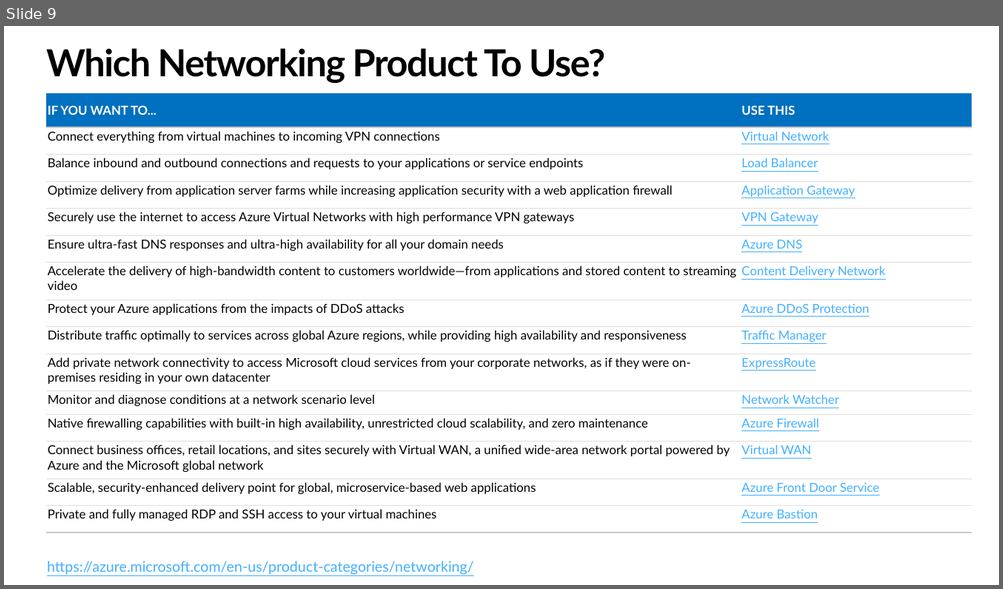
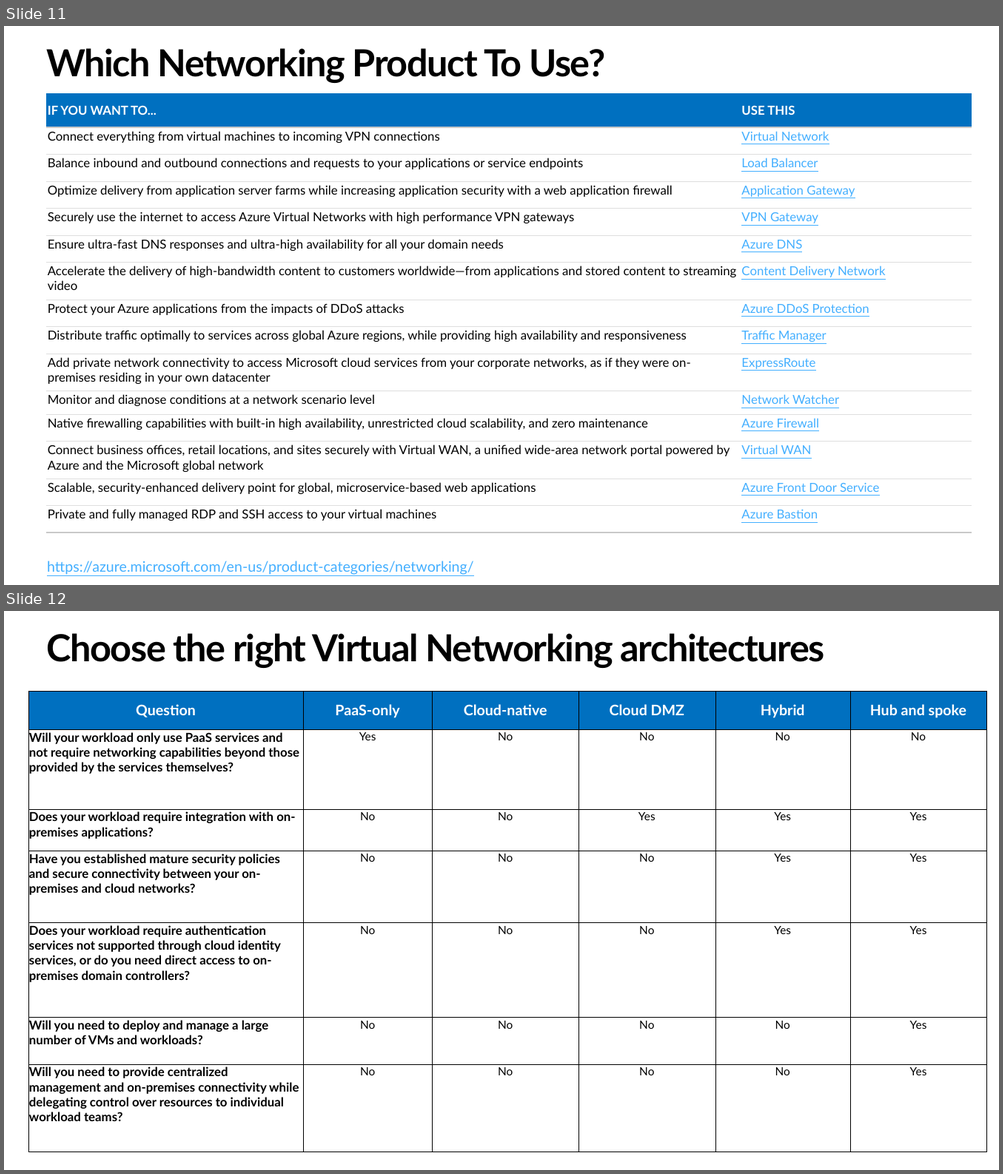
Before and after one commit to sastrykn/azserviceswhentouse, a slide deck: When to Use What-Azure Services.pptx. Shown one above the other, each under a label of ours: slide 9 before the commit, slides 11 and 12 after it. The pictures are 1003x589 and 1003x1174 pixels, drawn with LibreOffice and Linux fonts; fonts in the diff are those of the drawing. Boxes give left, top, right and bottom in pixels: in the first picture for what was removed or moved away, otherwise in the second. Text is boxed around its words. In the diff, an @@ line names an element or a change of style, - is before the commit and + after.

```diff
--- a/When to Use What-Azure Services.pptx
+++ b/When to Use What-Azure Services.pptx
@@ slide 12 added at [4, 611, 999, 1170], background #FFFFFF @@
@@ title added at [46, 633, 824, 668], 36 pt, text #000000, bold @@
+Choose the right Virtual Networking architectures
@@ table added at [28, 691, 987, 1152], 7 rows, 6 columns @@
+Question | PaaS-only | Cloud-native | Cloud DMZ | Hybrid | Hub and spoke
+Will your workload only use PaaS services and not require networking capabilities beyond those provided by the services themselves? | Yes | No | No | No | No
+Does your workload require integration with on-premises applications? | No | No | Yes | Yes | Yes
+Have you established mature security policies and secure connectivity between your on-premises and cloud networks? | No | No | No | Yes | Yes
+Does your workload require authentication services not supported through cloud identity services, or do you need direct access to on-premises domain controllers? | No | No | No | Yes | Yes
+Will you need to deploy and manage a large number of VMs and workloads? | No | No | No | No | Yes
+Will you need to provide centralized management and on-premises connectivity while delegating control over resources to individual workload teams? | No | No | No | No | Yes
@@ what was slide 9 is now slide 11 @@
```
Also in this commit, not shown: 9 slides changed, 11 other slides added.
